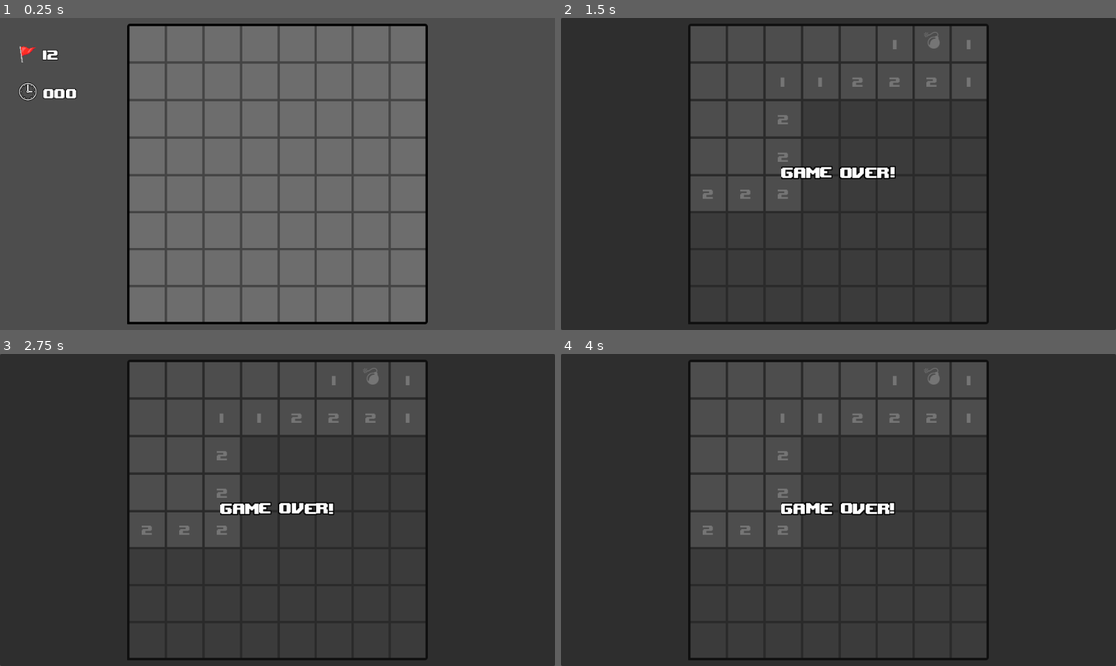
Above: before the commit, frames 1-4 (two rows, left to right).
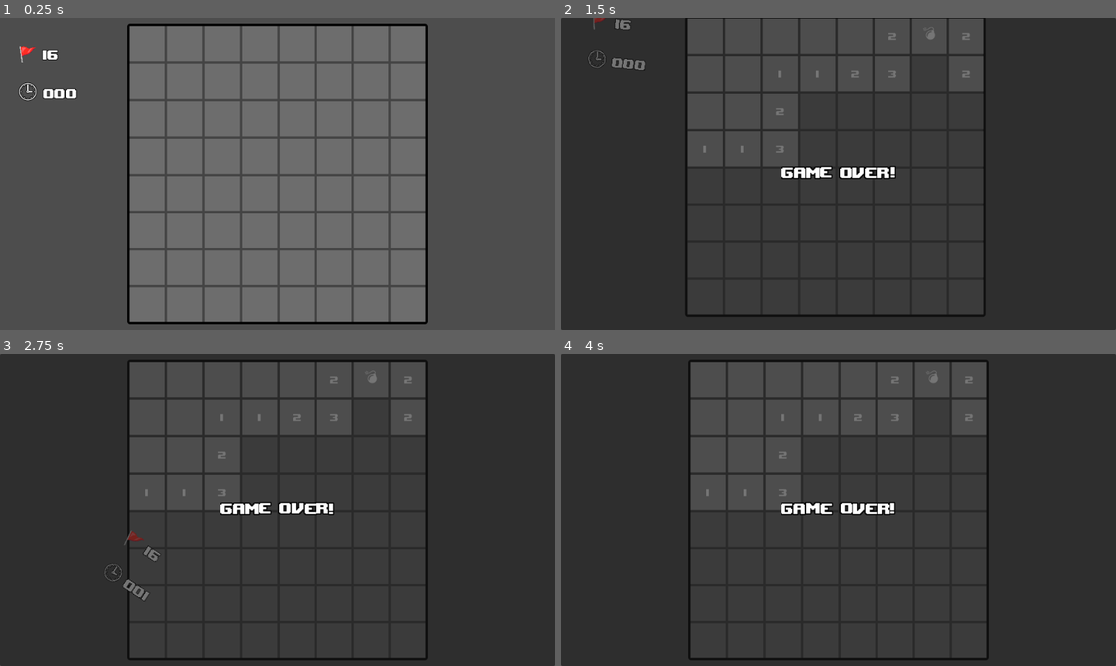
Above: after the commit, the same moments.

Repository: kiku09020/MineSweeper
Game: Godot game, scene res://Scenes/MainScene.tscn
Two runs of this game, one before a commit and one after it. Both use one fixed random seed, a clock stepped at 60 frames per second and the inputs below.
Inputs (mouse positions are in pixels of both pictures, inside the frame that each line leads up to):
- Up to frame 1 (0.25 s): no input
- Up to frame 2 (1.5 s): click (710, 42) at 0.52 s; click (932, 42) at 1.27 s
- Up to frame 3 (2.75 s): click (260, 453) at 2.02 s
- Up to frame 4 (4 s): move the mouse to (960, 494) at 2.77 s; click (960, 494) at 2.92 s; move the mouse to (727, 525) at 3.52 s; click (727, 525) at 3.67 s

The runs differ from the first frame. In frame 1, less than 0.1% of the frame differs, in the area x 8-24%, y 10-99%; in frame 2, 7.6%, in the area x 4-78%, y 0-98%; in frame 3, 0.7%; in frame 4, 0.4%.

Commit message:
カメラシェイクなど

Diff:
--- a/ResourceSettings/LabelSettings/tile_label_settingas.tres
+++ b/ResourceSettings/LabelSettings/tile_label_settingas.tres
@@ -1,7 +1,7 @@
 [gd_resource type="LabelSettings" load_steps=2 format=3 uid="uid://ca2fqdbgjcguu"]
 
-[ext_resource type="FontFile" uid="uid://blmruqsr4sjb5" path="res://Assets/Fonts/upheavtt.ttf" id="1_ybhl0"]
+[ext_resource type="FontFile" uid="uid://blmruqsr4sjb5" path="res://Assets/Fonts/upheavtt.ttf" id="1_jdgr2"]
 
 [resource]
-font = ExtResource("1_ybhl0")
-font_size = 32
+font = ExtResource("1_jdgr2")
+font_size = 24
--- /dev/null
+++ b/Scenes/CameraController.gd
@@ -0,0 +1,32 @@
+#*--------------- Extend ---------------*
+extends Camera2D
+
+#*--------------- Extported Fields ---------------*
+@export_group("Shaking")
+@export var shake_strength = 0.5
+@export var shake_fade = 10
+
+#*--------------- Fields ---------------*
+var current_shake_strength = 0
+
+#*--------------- Signals ---------------*
+
+#*--------------- Events ---------------*
+
+func _process(delta: float) -> void:
+	if current_shake_strength > 0:
+		current_shake_strength = lerpf(current_shake_strength, 0, delta * shake_fade)
+		shake_camera()
+
+#*--------------- Methods ---------------*
+
+func shake_camera():
+	offset = Vector2(randf_range( - current_shake_strength, current_shake_strength), randf_range( - current_shake_strength, current_shake_strength))
+
+## カメラ振動開始
+func start_shaking():
+	current_shake_strength = shake_strength
+
+func _on_game_manager_on_gameover() -> void:
+	start_shaking()
+	pass # Replace with function body.
--- a/Scenes/MainScene.tscn
+++ b/Scenes/MainScene.tscn
@@ -8,6 +8,7 @@
 [ext_resource type="Script" path="res://Scripts/Managers/InputManager.gd" id="4_tslhq"]
 [ext_resource type="Script" path="res://Scripts/Managers/UILayerManager.gd" id="5_kdc32"]
 [ext_resource type="PackedScene" uid="uid://c23ijggdv2mcn" path="res://Scenes/PackedScenes/Particles/click_particle.tscn" id="6_f46jv"]
+[ext_resource type="Script" path="res://Scenes/CameraController.gd" id="9_aaocf"]
 
 [sub_resource type="Gradient" id="Gradient_l5ap8"]
 offsets = PackedFloat32Array(0.013245, 0.304636, 1)
@@ -24,9 +25,10 @@
 grow_vertical = 2
 
 [node name="BoardLayer" type="CanvasLayer" parent="ControlRoot"]
+follow_viewport_enabled = true
 
 [node name="Board" parent="ControlRoot/BoardLayer" instance=ExtResource("1_vvcjq")]
-generated_mine_count = 12
+generated_mine_count = 16
 
 [node name="GameUILayer" parent="ControlRoot" instance=ExtResource("2_et0tu")]
 
@@ -62,14 +64,22 @@
 scale_amount_max = 0.1
 color_ramp = SubResource("Gradient_l5ap8")
 
+[node name="Camera2D" type="Camera2D" parent="."]
+anchor_mode = 0
+script = ExtResource("9_aaocf")
+shake_strength = 50.0
+shake_fade = 5
+
 [connection signal="on_cleared_all_tiles" from="ControlRoot/BoardLayer/Board" to="Managers/GameManager" method="_on_board_on_cleared_all_tiles"]
 [connection signal="on_first_tile_cleared" from="ControlRoot/BoardLayer/Board" to="Managers/GameManager" method="_on_board_on_first_tile_cleared"]
 [connection signal="on_mine_clicked" from="ControlRoot/BoardLayer/Board" to="Managers/GameManager" method="_on_board_on_mine_clicked"]
 [connection signal="on_rest_mine_count_changed" from="ControlRoot/BoardLayer/Board" to="ControlRoot/GameUILayer" method="_on_board_on_rest_mine_count_changed"]
 [connection signal="on_game_started" from="Managers/GameManager" to="ControlRoot/GameUILayer/GameTimer" method="_on_game_manager_on_game_started"]
 [connection signal="on_gameclear" from="Managers/GameManager" to="Managers/UILayerManager" method="_on_game_manager_on_gameclear"]
+[connection signal="on_gameover" from="Managers/GameManager" to="ControlRoot/GameUILayer" method="_on_game_manager_on_gameover"]
 [connection signal="on_gameover" from="Managers/GameManager" to="Managers/UILayerManager" method="_on_game_manager_on_gameover"]
 [connection signal="on_gameover" from="Managers/GameManager" to="Managers/InputManager" method="_on_game_manager_on_gameover"]
+[connection signal="on_gameover" from="Managers/GameManager" to="Camera2D" method="_on_game_manager_on_gameover"]
 [connection signal="on_debug_input_f1" from="Managers/InputManager" to="ControlRoot/BoardLayer/Board/Managers/BoardDebugger" method="_on_input_manager_on_debug_input_f_1"]
 
 [editable path="ControlRoot/BoardLayer/Board"]
--- a/Scenes/PackedScenes/board.tscn
+++ b/Scenes/PackedScenes/board.tscn
@@ -14,6 +14,7 @@
 corner_radius_top_left = 4
 corner_radius_top_right = 4
 corner_radius_bottom_right = 4
+corner_radius_bottom_left = 4
 expand_margin_left = 4.0
 expand_margin_top = 4.0
 expand_margin_right = 4.0
--- a/Scenes/PackedScenes/tile.tscn
+++ b/Scenes/PackedScenes/tile.tscn
@@ -30,6 +30,7 @@
 label_settings = ExtResource("2_fit1p")
 horizontal_alignment = 1
 vertical_alignment = 1
+autowrap_mode = 2
 
 [node name="Button" type="Button" parent="."]
 layout_mode = 1
--- a/Scenes/UI/Layers/game_ui_layer.tscn
+++ b/Scenes/UI/Layers/game_ui_layer.tscn
@@ -4,22 +4,28 @@
 [ext_resource type="PackedScene" uid="uid://ckm3po1a0rajf" path="res://Scenes/UI/Labels/game_ui_label.tscn" id="2_bgctd"]
 [ext_resource type="Script" path="res://Scenes/UI/Layers/GameTimer.gd" id="3_5fkkx"]
 
-[node name="GameUILayer" type="CanvasLayer" node_paths=PackedStringArray("flag_count_label", "timer_label")]
+[node name="GameUILayer" type="CanvasLayer" node_paths=PackedStringArray("flag_count_label", "timer_label", "rigid_body")]
 script = ExtResource("1_lalh6")
-flag_count_label = NodePath("LabelContainer/RestMineCountLabel")
-timer_label = NodePath("LabelContainer/TimerLabel")
+flag_count_label = NodePath("RigidBody2D/LabelContainer/RestMineCountLabel")
+timer_label = NodePath("RigidBody2D/LabelContainer/TimerLabel")
+rigid_body = NodePath("RigidBody2D")
 flag_count_label_minus_color = Color(1, 0.313726, 0.247059, 1)
 
-[node name="LabelContainer" type="VBoxContainer" parent="."]
-offset_left = 32.0
-offset_top = 32.0
-offset_right = 144.0
-offset_bottom = 102.0
+[node name="RigidBody2D" type="RigidBody2D" parent="."]
+position = Vector2(32, 100)
+sleeping = true
+linear_velocity = Vector2(128, -512)
+angular_velocity = 0.785398
 
-[node name="RestMineCountLabel" parent="LabelContainer" instance=ExtResource("2_bgctd")]
+[node name="LabelContainer" type="VBoxContainer" parent="RigidBody2D"]
+offset_top = -68.0
+offset_right = 112.0
+offset_bottom = 64.0
+
+[node name="RestMineCountLabel" parent="RigidBody2D/LabelContainer" instance=ExtResource("2_bgctd")]
 layout_mode = 2
 
-[node name="TimerLabel" parent="LabelContainer" instance=ExtResource("2_bgctd")]
+[node name="TimerLabel" parent="RigidBody2D/LabelContainer" instance=ExtResource("2_bgctd")]
 layout_mode = 2
 text = "🕒 000"
 
--- a/Scripts/Managers/GameUIController.gd
+++ b/Scripts/Managers/GameUIController.gd
@@ -5,6 +5,9 @@
 @export_group("Labels")
 @export var flag_count_label: Label
 @export var timer_label: Label
+
+@export_group("Nodes")
+@export var rigid_body: RigidBody2D
 
 @export_group("Properties")
 @export var flag_count_label_minus_color: Color
@@ -43,4 +46,7 @@
 
 func _on_game_timer_on_time_changed(time) -> void:
 	set_timer_label(time)
+
+func _on_game_manager_on_gameover() -> void:
+	rigid_body.sleeping = false
 	pass # Replace with function body.
--- a/Scripts/Managers/UILayerManager.gd
+++ b/Scripts/Managers/UILayerManager.gd
@@ -8,6 +8,9 @@
 @export var game_ui_layer: CanvasLayer
 @export var gameover_layer: CanvasLayer
 @export var gameclear_layer: CanvasLayer
+
+@export_group("Properties")
+@export var hide_game_ui_layer = false
 
 #*--------------- Fields ---------------*
 
@@ -27,9 +30,9 @@
 #------------------------------------------------------------
 
 func _on_game_manager_on_gameover() -> void:
-	game_ui_layer.hide()
+	if hide_game_ui_layer: game_ui_layer.hide()
 	gameover_layer.show()
 
 func _on_game_manager_on_gameclear() -> void:
-	game_ui_layer.hide()
+	if hide_game_ui_layer: game_ui_layer.hide()
 	gameclear_layer.show()
--- a/Scripts/tile.gd
+++ b/Scripts/tile.gd
@@ -78,6 +78,8 @@
 func set_button_operatable(_operatable: bool):
 	button_operatable = _operatable
 
+#------------------------------------------------------------
+
 ## クリア処理
 func cleared():
 	if is_cleared or is_flag: return
Not shown: 1 places in Scenes/MainScene.tscn that only renumber resources
Not shown, changed: Docs/Todo.md
